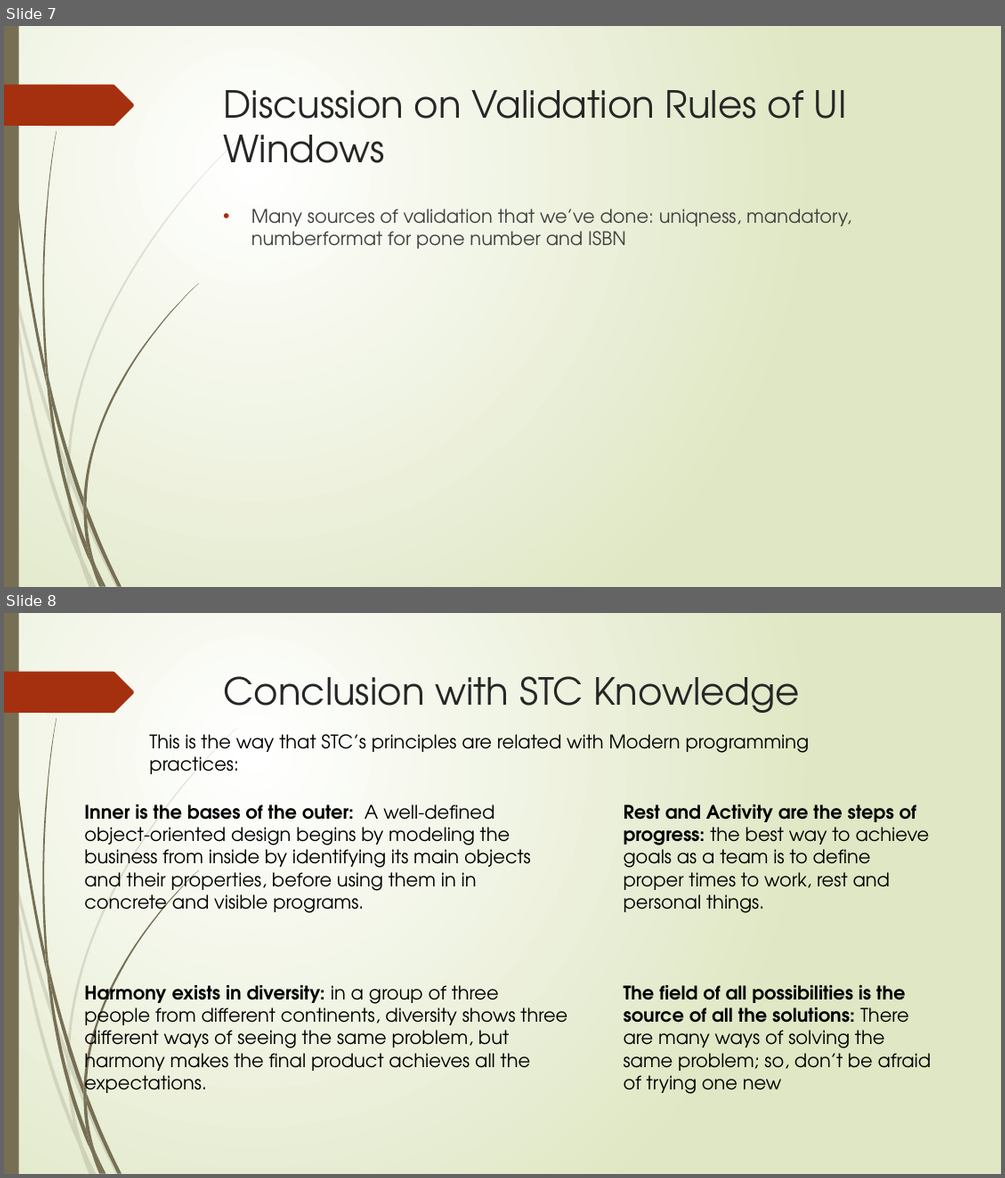
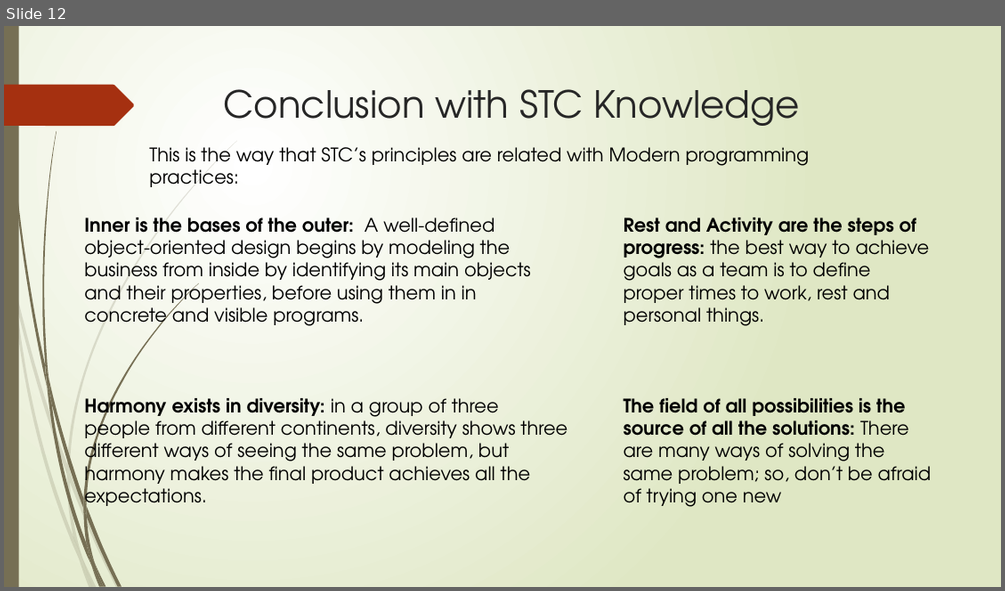
Before and after one commit to devmarwane/library-management, a slide deck: doc/Group 2 Library Management System.pptx. Shown one above the other, each under a label of ours: slides 7 and 8 before the commit, slide 12 after it. The pictures are 1005x1178 and 1005x591 pixels, drawn with LibreOffice and Linux fonts; fonts in the diff are those of the drawing. Boxes give left, top, right and bottom in pixels: in the first picture for what was removed or moved away, otherwise in the second. Text is boxed around its words. In the diff, an @@ line names an element or a change of style, - is before the commit and + after.

Commit message:
include validation rules

```diff
--- a/doc/Group 2 Library Management System.pptx
+++ b/doc/Group 2 Library Management System.pptx
@@ slide 7 removed at (x1=4, y1=26, x2=1001, y2=587), background gradient #FFFFFF to #DFE8C4; not listed: 24 template elements that a slide beside it also shows @@
@@ title removed at (x1=224, y1=90, x2=847, y2=163) @@
-Discussion on Validation Rules of UI Windows
@@ text removed at (x1=251, y1=208, x2=851, y2=248) @@
-• Many sources of validation that we’ve done: uniqness, mandatory, numberformat for pone number and ISBN
@@ what was slide 8 is now slide 12 @@
```
Also in this commit, not shown: 5 slides added.
